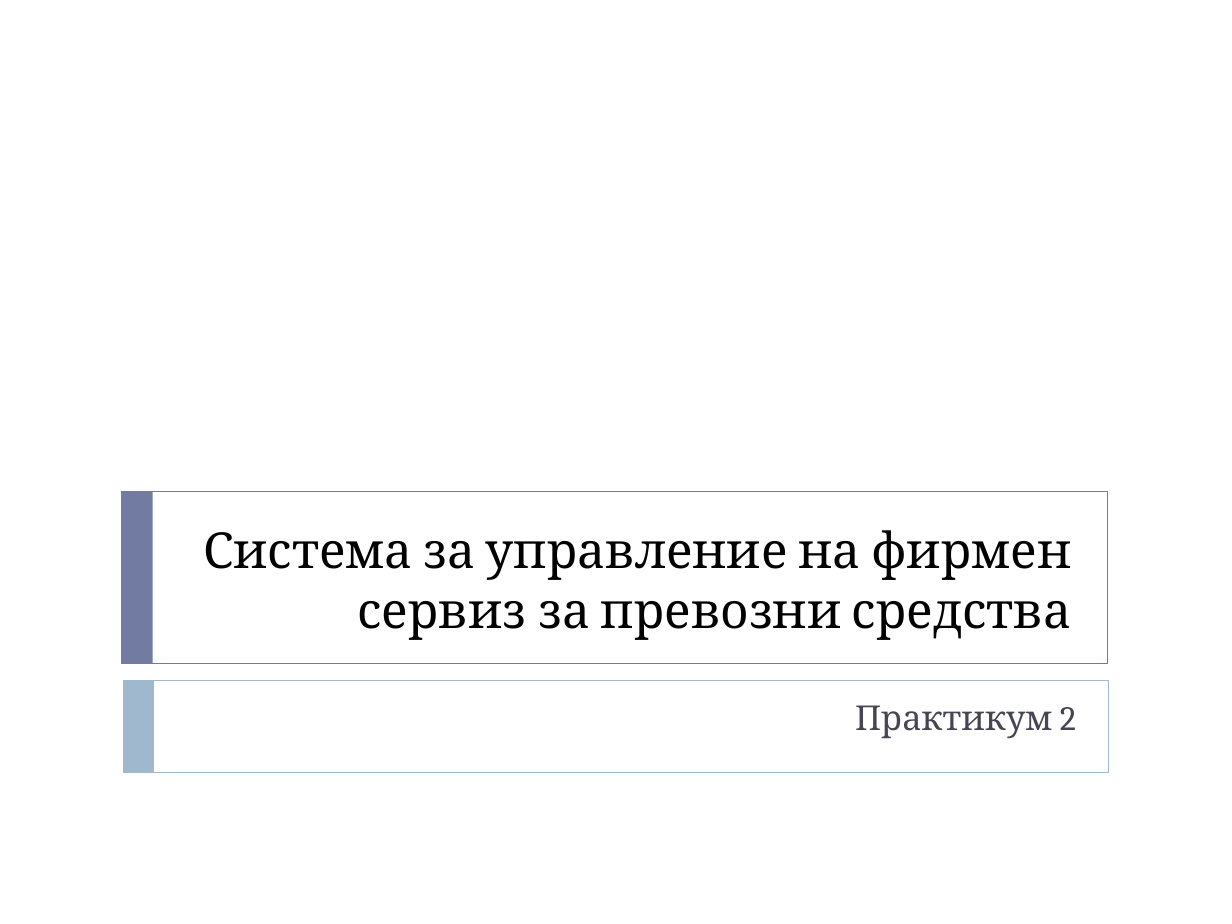
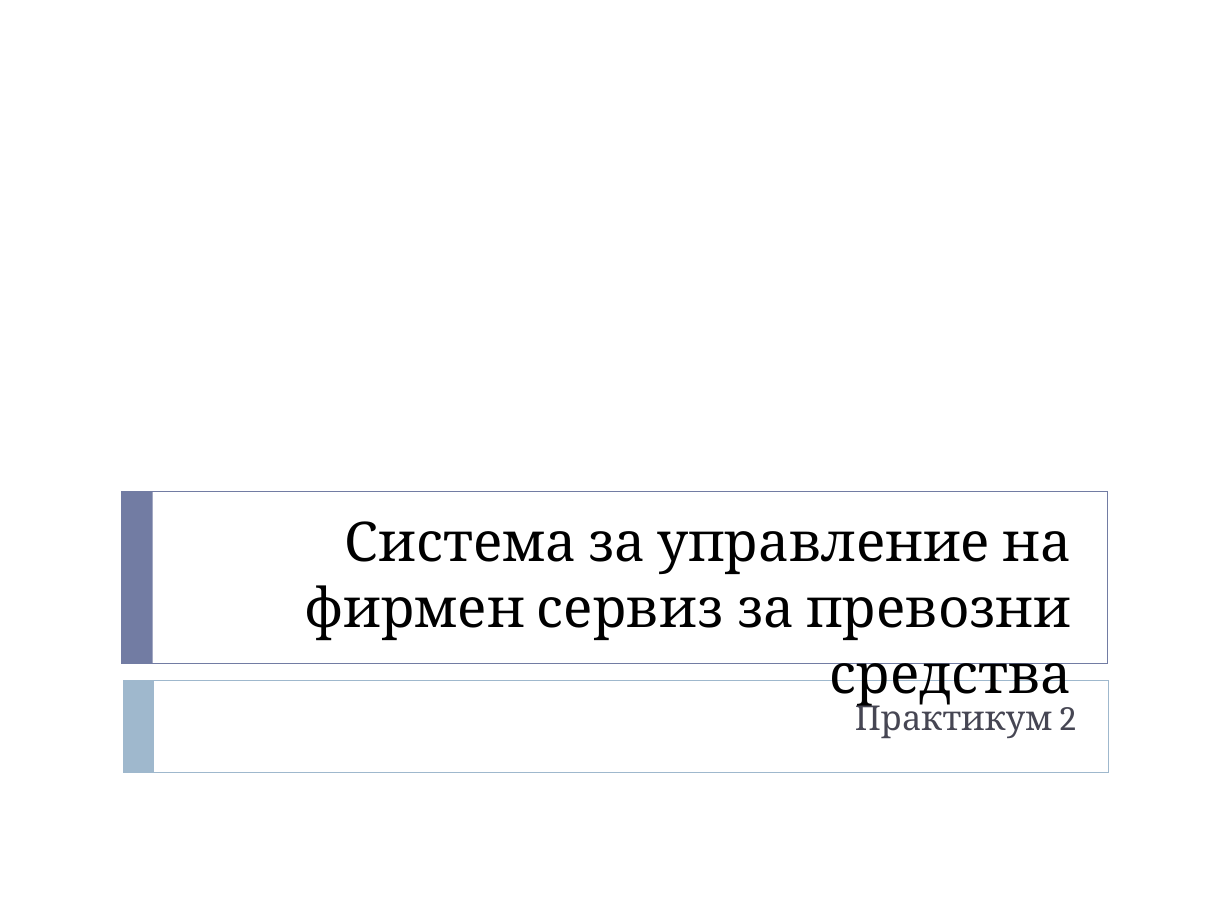
Before and after one commit to jasimcse/team2-strawberry, a slide deck: slide 1 of prezentaciq/venci.ppt. Drawn at 1232x924 pixels with LibreOffice and Linux fonts; fonts in the diff are those of the drawing. Boxes give left, top, right and bottom in pixels: in the first picture for what was removed or moved away, otherwise in the second. Text is boxed around its words. In the diff, an @@ line names an element or a change of style, - is before the commit and + after.

```diff
--- a/prezentaciq/venci.ppt
+++ b/prezentaciq/venci.ppt
@@ title "Система за управление на фирмен ...": place and size @@
-title "Система за управление на фирмен ..." at [203,530,1071,640]
+title "Система за управление на фирмен ..." at [304,521,1072,708]
@@ title "Система за управление на фирмен ..." at [304,521,1072,708]: size 29 to 32 pt @@
@@ subtitle "Практикум 2" rewrapped from [855,705,1076,739] to [855,698,1076,739] @@
```
Also in this commit, not shown: 34 other slides changed.
